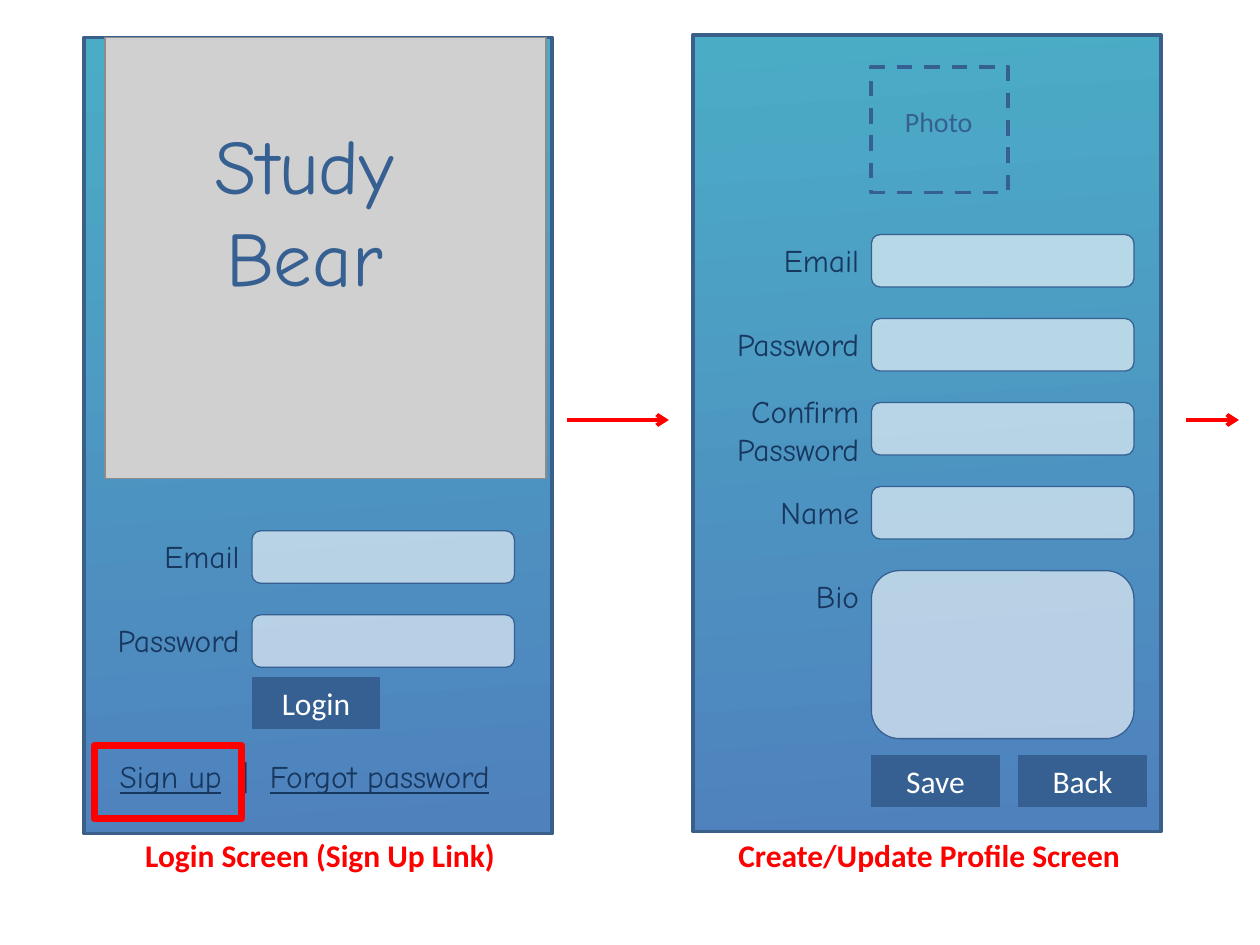
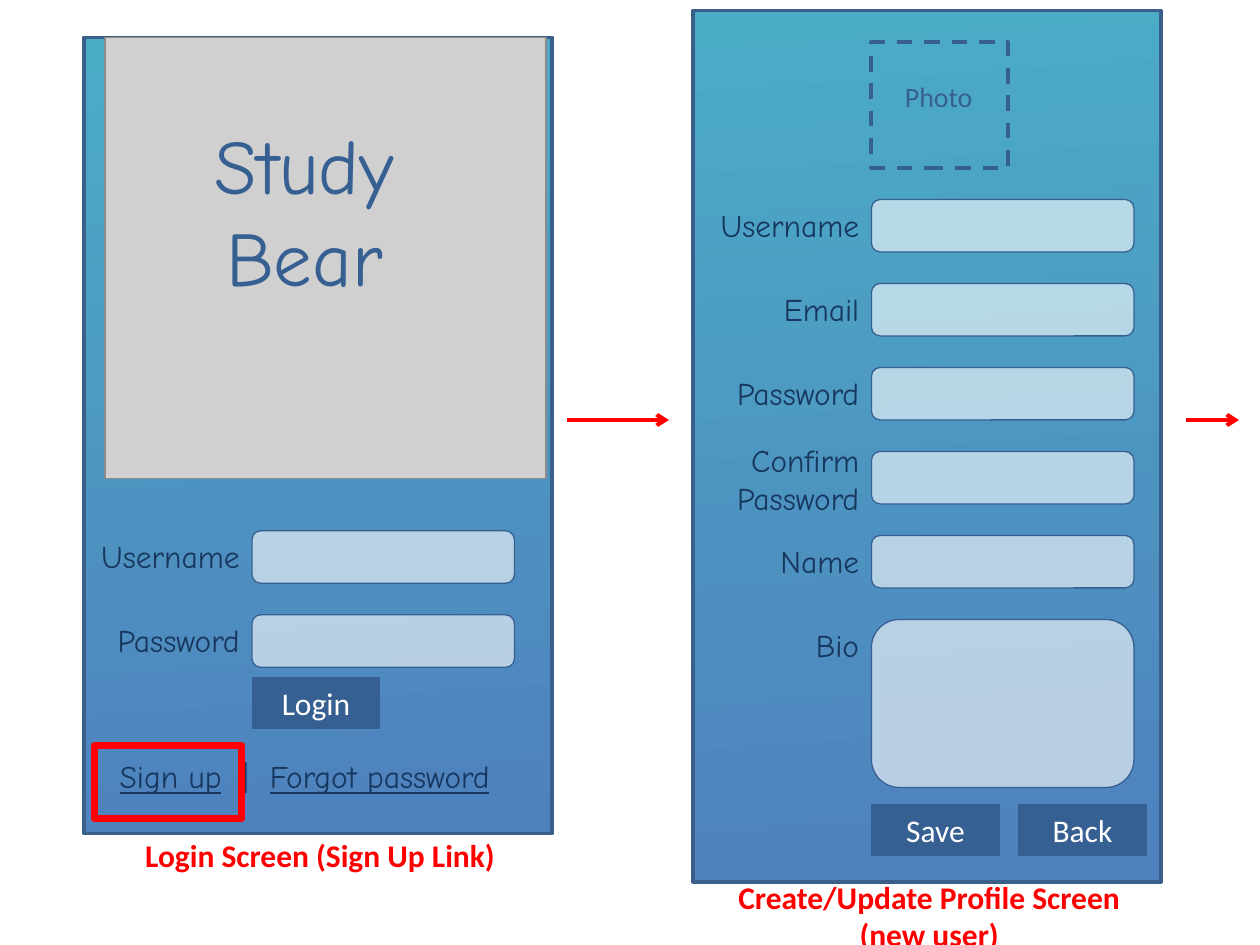
Before and after one commit to Cjreynol-zz/Study-Bear, a slide deck: slide 1 of docs/mock-ups/Mock-ups.pptx. Drawn at 1260x945 pixels with LibreOffice and Linux fonts; fonts in the diff are those of the drawing; grey boxes stand for pictures. Boxes give left, top, right and bottom in pixels: in the first picture for what was removed or moved away, otherwise in the second. Text is boxed around its words. In the diff, an @@ line names an element or a change of style, - is before the commit and + after.

```diff
--- a/docs/mock-ups/Mock-ups.pptx
+++ b/docs/mock-ups/Mock-ups.pptx
@@ rectangle: place and size @@
-rectangle at [693,35,1162,832]
+rectangle at [693,10,1162,882]
@@ rectangle: place and size @@
-rectangle at [872,67,1008,193]
+rectangle at [872,42,1008,168]
@@ text "Photo": place and size @@
-text "Photo" at [905,113,973,132]
+text "Photo" at [905,88,973,107]
@@ rounded rectangle added at [872,199,1134,252], fill #FFFFFF at 60% opacity, outline #376092 0.75 pt @@
@@ text added at [721,216,860,237], 18 pt, text #17375E @@
+Username
@@ text at [101,547,240,568]: text changed @@
-Email
+Username
@@ 5 texts, 5 rounded rectangles, 2 rectangles: place and size @@
-5 texts, 5 rounded rectangles, 2 rectangles at [737,234,1147,806]
+5 texts, 5 rounded rectangles, 2 rectangles at [737,284,1147,856]
@@ text at [738,882,1119,914]: text changed @@
-Create/Update Profile Screen
+Create/Update Profile Screen (new user)
```
Also in this commit, not shown: 11 other slides changed.
